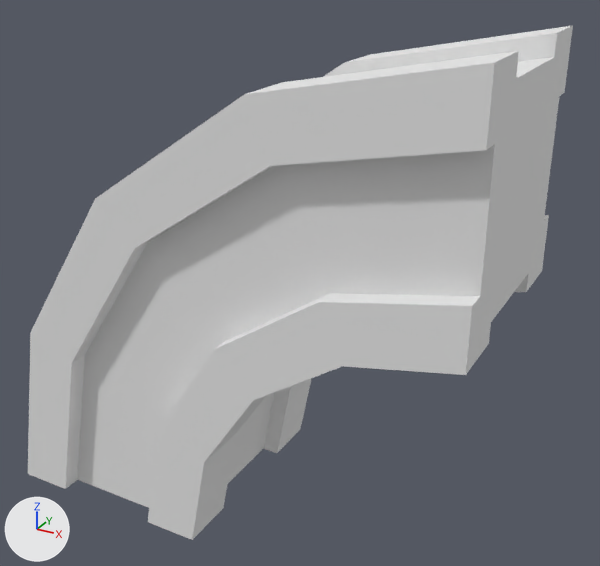
One commit to the OBJ model The_Dune_Project/Assets/Models/env/Modular Temple/Pillar_Large_Arch.obj: the scene before it, then after it.
Camera for both pictures: a 50 mm camera at (0.902, -2.206, 1.522) aimed at (-0.062, -0.454, 0.646). The axes (+X, +Y, +Z) are drawn at lower left. The lights are the same throughout. Where no turn or scale is listed for an object, it has been applied to the vertices.
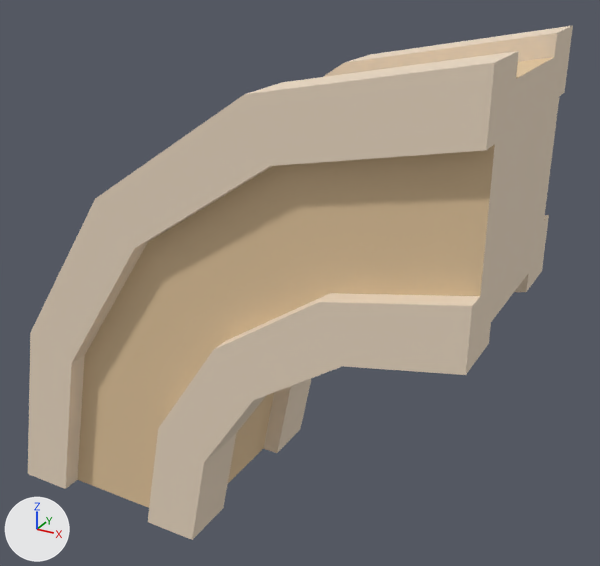
Diff of the bpy script that builds the scene:
```diff
--- a/The_Dune_Project/Assets/Models/env/Modular Temple/Pillar_Large_Arch.obj.py
+++ b/The_Dune_Project/Assets/Models/env/Modular Temple/Pillar_Large_Arch.obj.py
@@ mat_sandstone_4 @@
 mat_sandstone_4 = principled_material('Sandstone_4')
-mat_sandstone_4.base_color = (0.8, 0.8, 0.8)  # white #e7e7e7
+mat_sandstone_4.base_color = (0.835, 0.698, 0.545)  # beige #ecdac3
 mat_sandstone_4.roughness = 1.0
@@ mat_sandstone_6 @@
 mat_sandstone_6 = principled_material('Sandstone_6')
-mat_sandstone_6.base_color = (0.8, 0.8, 0.8)  # white #e7e7e7
+mat_sandstone_6.base_color = (0.761, 0.561, 0.337)  # beige #e2c59d
 mat_sandstone_6.roughness = 1.0
```

Location of each change, (x1, y1, x2, y2) in pixels of the pictures (600 x 566 px):
'object1', recoloured (white to beige)
    both: (28, 26, 573, 540)
